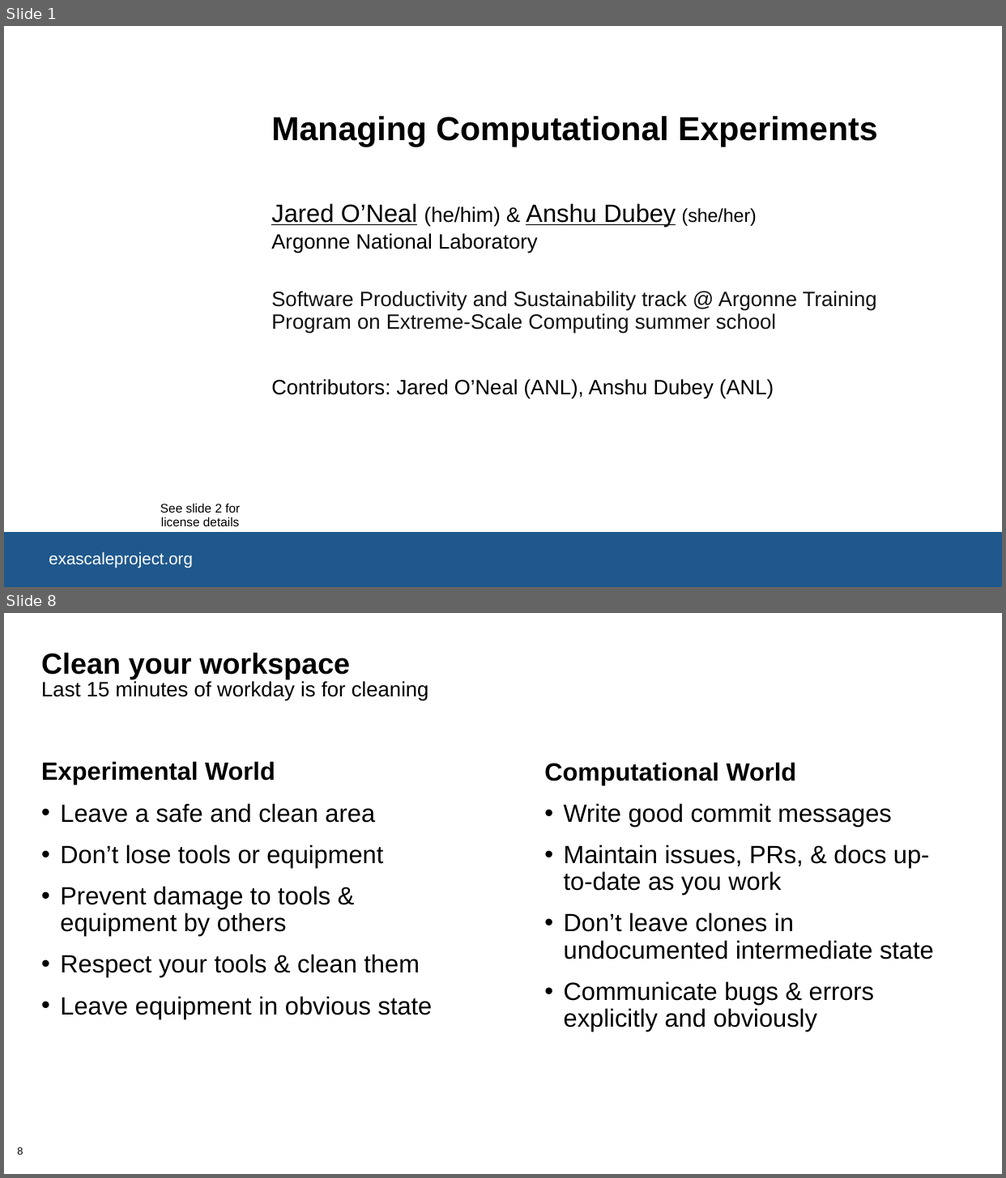
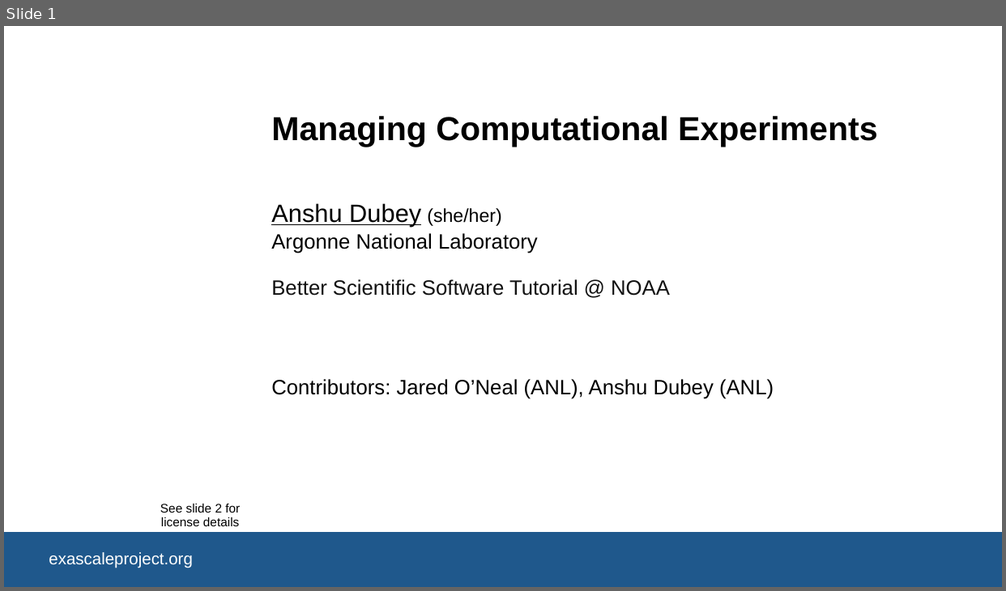
Before and after one commit to bssw-tutorial/presentations, a slide deck: computational-expts.pptx. Shown one above the other, each under a label of ours: slides 1 and 8 before the commit, slide 1 after it; the slides between them are not shown. The pictures are 1006x1178 and 1006x591 pixels, drawn with LibreOffice and Linux fonts; fonts in the diff are those of the drawing; background and template pictures are left out. Boxes give left, top, right and bottom in pixels: in the first picture for what was removed or moved away, otherwise in the second. Text is boxed around its words. In the diff, an @@ line names an element or a change of style, - is before the commit and + after.

Commit message:
the old version is -a, to be modified for ATPESC, the shortened version for NOAA is computational-expts.pptx

```diff
--- a/computational-expts.pptx
+++ b/computational-expts.pptx
@@ slide 8 removed at (4,613,1002,1174), background #FFFFFF @@
@@ title removed at (41,653,429,701) @@
-Clean your workspace
-Last 15 minutes of workday is for cleaning
@@ text removed at (41,761,432,1019) @@
-Experimental World
-• Leave a safe and clean area
-• Don’t lose tools or equipment
-• Prevent damage to tools & equipment by others
-• Respect your tools & clean them
-• Leave equipment in obvious state
@@ text removed at (544,762,934,1032) @@
-Computational World
-• Write good commit messages
-• Maintain issues, PRs, & docs up-to-date as you work
-• Don’t leave clones in undocumented intermediate state
-• Communicate bugs & errors explicitly and obviously
@@ page number removed at (17,1148,23,1155) @@
-8
@@ slide 1 changed as well @@
@@ text at (271,203,501,226): text changed @@
-Jared O’Neal (he/him) & Anshu Dubey (she/her)
+Anshu Dubey (she/her)
@@ text at (271,280,670,296): text changed @@
-Software Productivity and Sustainability track @ Argonne Training Program on Extreme-Scale Computing summer school
+Better Scientific Software Tutorial @ NOAA
```
Also in this commit, not shown: 1 other slide changed, 17 other slides removed, 1 other file.
